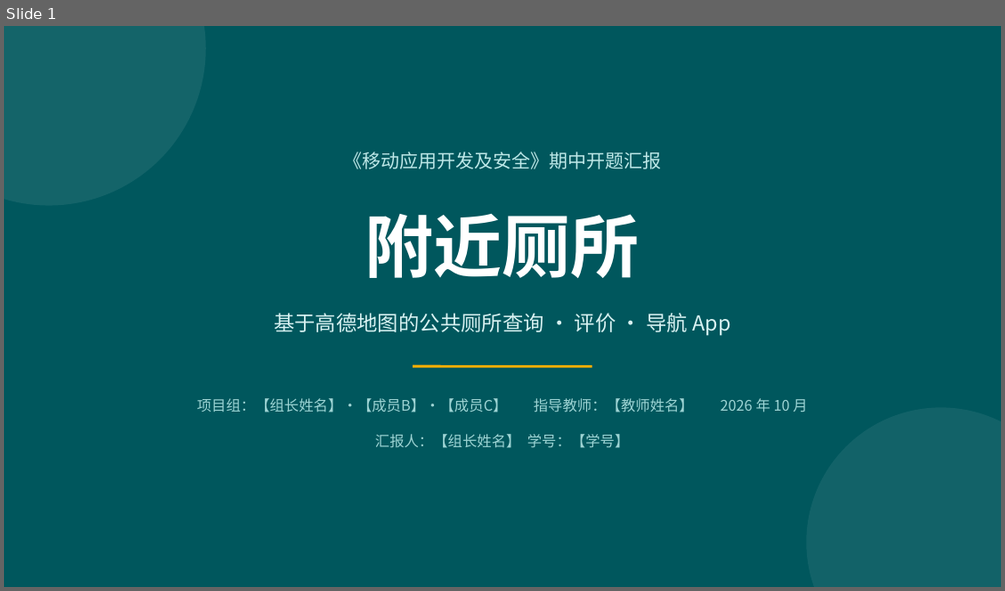
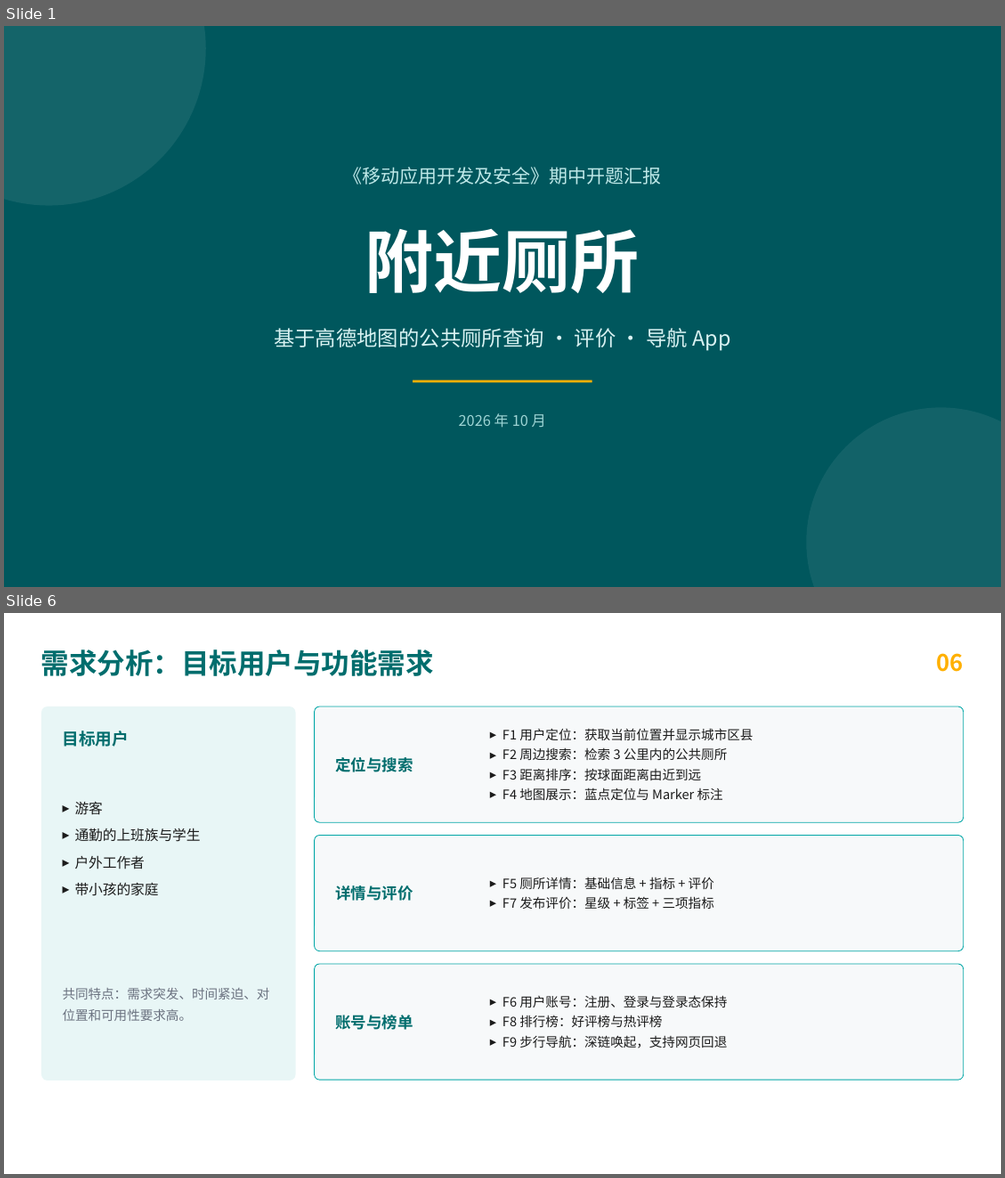
Before and after one commit to HeiCat233/lalmore, a slide deck: deliverables/期中开题汇报-附近厕所.pptx. Shown one above the other, each under a label of ours: slide 1 before the commit, slides 1 and 6 after it; the slides between them are not shown. The pictures are 1005x591 and 1005x1178 pixels, drawn with LibreOffice and Linux fonts; fonts in the diff are those of the drawing. Boxes give left, top, right and bottom in pixels: in the first picture for what was removed or moved away, otherwise in the second. Text is boxed around its words. In the diff, an @@ line names an element or a change of style, - is before the commit and + after.

```diff
--- a/deliverables/期中开题汇报-附近厕所.pptx
+++ b/deliverables/期中开题汇报-附近厕所.pptx
@@ slide 6 added at box(4, 613, 1001, 1174), background #FFFFFF @@
@@ text added at box(41, 649, 434, 676), 27 pt, text #006D6D, bold @@
+需求分析：目标用户与功能需求
@@ text added at box(936, 653, 963, 672), 22 pt, text #FFB000, bold @@
+06
@@ rounded rectangle added at box(41, 706, 296, 1080), fill #E8F6F6 @@
@@ rounded rectangle added at box(315, 706, 963, 822), fill #F7F9FA, outline #00A6A6 0.75 pt @@
@@ text added at box(63, 730, 129, 747), 16 pt, text #006D6D, bold @@
+目标用户
@@ text added at box(502, 728, 752, 800), 12.5 pt, text #1B1B1B @@
+▸ F1 用户定位：获取当前位置并显示城市区县
+▸ F2 周边搜索：检索 3 公里内的公共厕所
+▸ F3 距离排序：按球面距离由近到远
+▸ F4 地图展示：蓝点定位与 Marker 标注
@@ text added at box(335, 757, 413, 772), 15 pt, text #006D6D, bold @@
+定位与搜索
@@ text added at box(75, 801, 201, 896), 13.5 pt, text #1B1B1B @@
+▸ 游客
+▸ 通勤的上班族与学生
+▸ 户外工作者
+▸ 带小孩的家庭
@@ rounded rectangle added at box(315, 835, 963, 951), fill #F7F9FA, outline #00A6A6 0.75 pt @@
@@ text added at box(502, 876, 714, 908), 12.5 pt, text #1B1B1B @@
+▸ F5 厕所详情：基础信息 + 指标 + 评价
+▸ F7 发布评价：星级 + 标签 + 三项指标
@@ text added at box(335, 885, 413, 900), 15 pt, text #006D6D, bold @@
+详情与评价
@@ rounded rectangle added at box(315, 964, 963, 1079), fill #F7F9FA, outline #00A6A6 0.75 pt @@
@@ text added at box(63, 988, 270, 1021), 12.5 pt, text #6B7280 @@
+共同特点：需求突发、时间紧迫、对位置和可用性要求高。
@@ text added at box(502, 995, 727, 1048), 12.5 pt, text #1B1B1B @@
+▸ F6 用户账号：注册、登录与登录态保持
+▸ F8 排行榜：好评榜与热评榜
+▸ F9 步行导航：深链唤起，支持网页回退
@@ text added at box(335, 1014, 413, 1030), 15 pt, text #006D6D, bold @@
+账号与榜单
@@ slide 1 changed as well @@
@@ 3 texts, 1 line: place and size @@
-3 texts, 1 line at box(274, 151, 730, 366)
+3 texts, 1 line at box(274, 167, 730, 381)
@@ text at box(459, 413, 546, 427): text changed @@
-项目组：【组长姓名】·【成员B】·【成员C】 指导教师：【教师姓名】 2026 年 10 月
+2026 年 10 月
@@ text removed at box(375, 434, 630, 448) @@
-汇报人：【组长姓名】 学号：【学号】
```
Also in this commit, not shown: 3 other slides changed, 6 other slides added, 10 slides removed, 5 other files.
